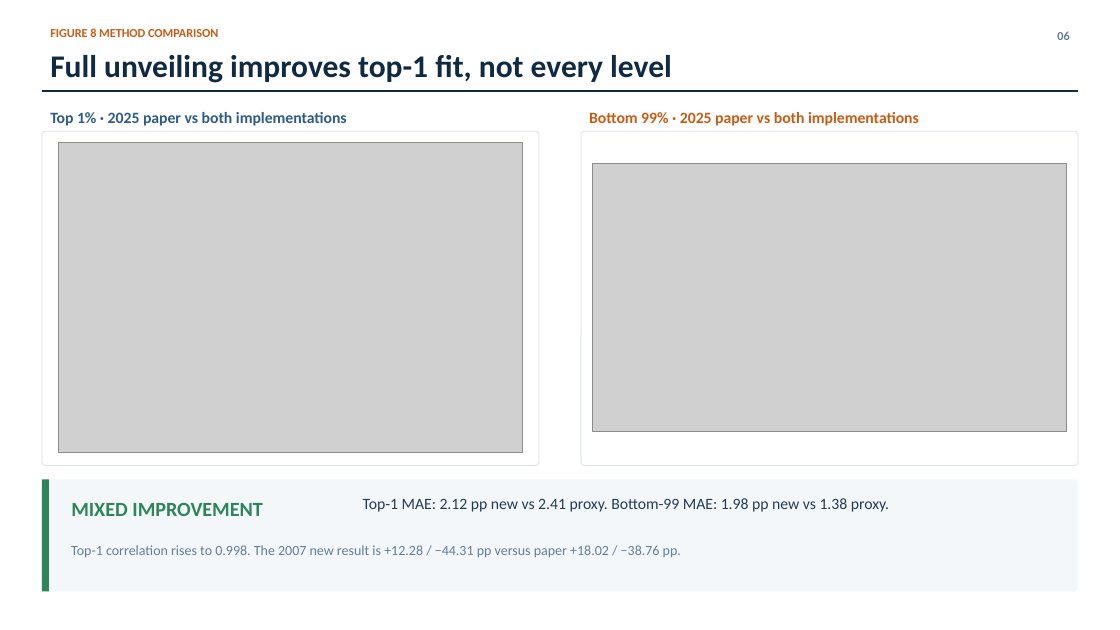
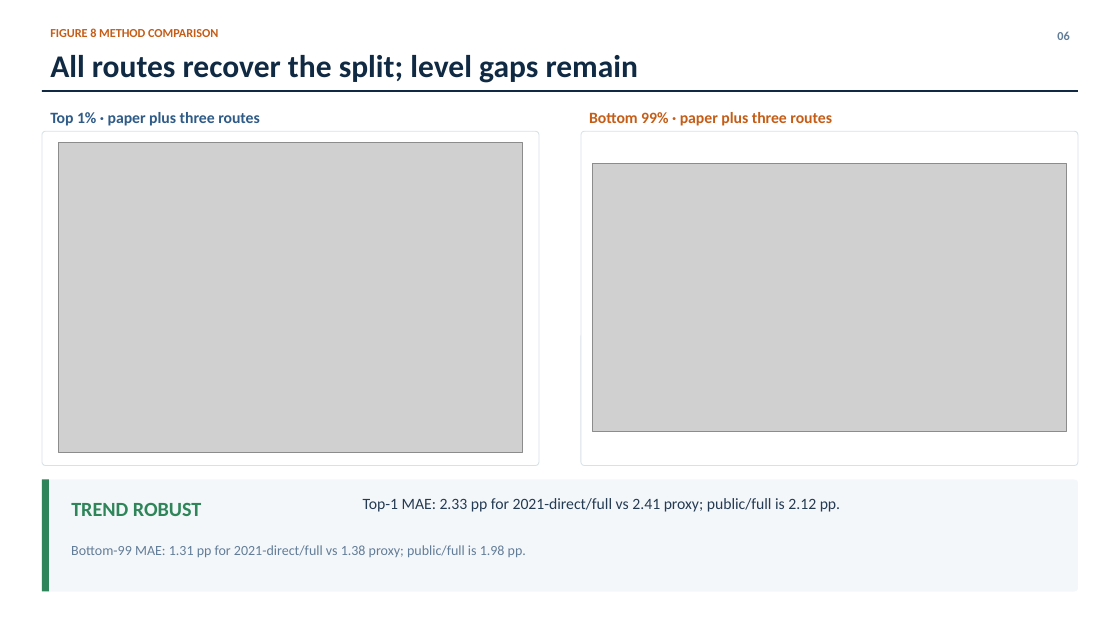
Before and after one commit to lorenz-gorini/mian-sufi-straub2025-saving-glut-replication, a slide deck: slide 6 of Presentation/6_figure8_method_comparison/presentation.pptx. Drawn at 1120x630 pixels with LibreOffice and Linux fonts; fonts in the diff are those of the drawing; grey boxes stand for pictures. Boxes give left, top, right and bottom in pixels: in the first picture for what was removed or moved away, otherwise in the second. Text is boxed around its words. In the diff, an @@ line names an element or a change of style, - is before the commit and + after.

Commit message:
Add three-route Figure 8 method comparison
Separate the seven-round benchmark, 2021-direct full-inverse
reconstruction, and public-FWTW robustness route. Add comparison
metrics, tests, documentation, and the focused presentation.

Validation: 36 tests passed; presentation QA passed.
AI-assisted implementation and documentation.

```diff
--- a/Presentation/6_figure8_method_comparison/presentation.pptx
+++ b/Presentation/6_figure8_method_comparison/presentation.pptx
@@ text at [50, 55, 638, 83]: text changed @@
-Full unveiling improves top-1 fit, not every level
+All routes recover the split; level gaps remain
@@ text at [50, 112, 260, 126]: text changed @@
-Top 1% · 2025 paper vs both implementations
+Top 1% · paper plus three routes
@@ text at [589, 112, 832, 126]: text changed @@
-Bottom 99% · 2025 paper vs both implementations
+Bottom 99% · paper plus three routes
@@ text at [71, 503, 202, 516]: text changed @@
-MIXED IMPROVEMENT
+TREND ROBUST
@@ text at [363, 498, 840, 512]: text changed @@
-Top-1 MAE: 2.12 pp new vs 2.41 proxy. Bottom-99 MAE: 1.98 pp new vs 1.38 proxy.
+Top-1 MAE: 2.33 pp for 2021-direct/full vs 2.41 proxy; public/full is 2.12 pp.
@@ text at [71, 545, 526, 557]: text changed @@
-Top-1 correlation rises to 0.998. The 2007 new result is +12.28 / −44.31 pp versus paper +18.02 / −38.76 pp.
+Bottom-99 MAE: 1.31 pp for 2021-direct/full vs 1.38 proxy; public/full is 1.98 pp.
```
Also in this commit, not shown: 7 other slides changed, 24 other files.
